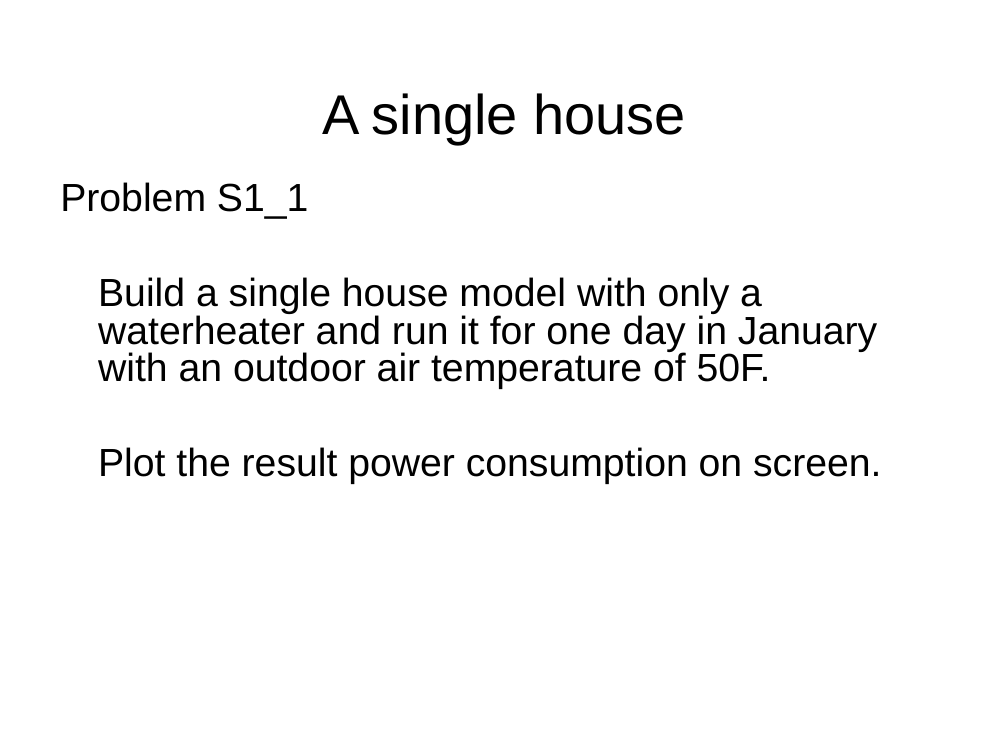
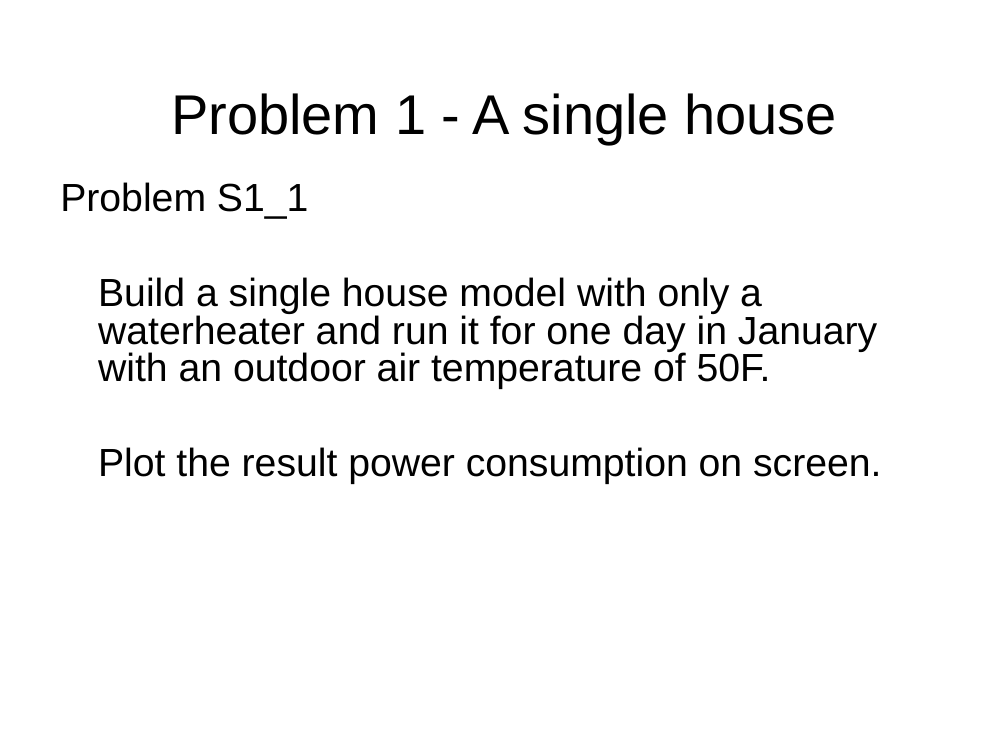
Before and after one commit to gridlab-d/course, a slide deck: slide 11 of Short/1 - Residential.ppt (slide 2 before the commit). Drawn at 1008x756 pixels with LibreOffice and Linux fonts; fonts in the diff are those of the drawing; background and template pictures are left out. Boxes give left, top, right and bottom in pixels: in the first picture for what was removed or moved away, otherwise in the second. Text is boxed around its words. In the diff, an @@ line names an element or a change of style, - is before the commit and + after.

Commit message:
Added problems and extended scope of lesson to include schedules, enduses, and controllers.

```diff
--- a/Short/1 - Residential.ppt
+++ b/Short/1 - Residential.ppt
@@ title at [171, 93, 837, 143]: text changed @@
-A single house
+Problem 1 - A single house
```
Also in this commit, not shown: 9 other slides changed, 30 slides added, 6 other files.
